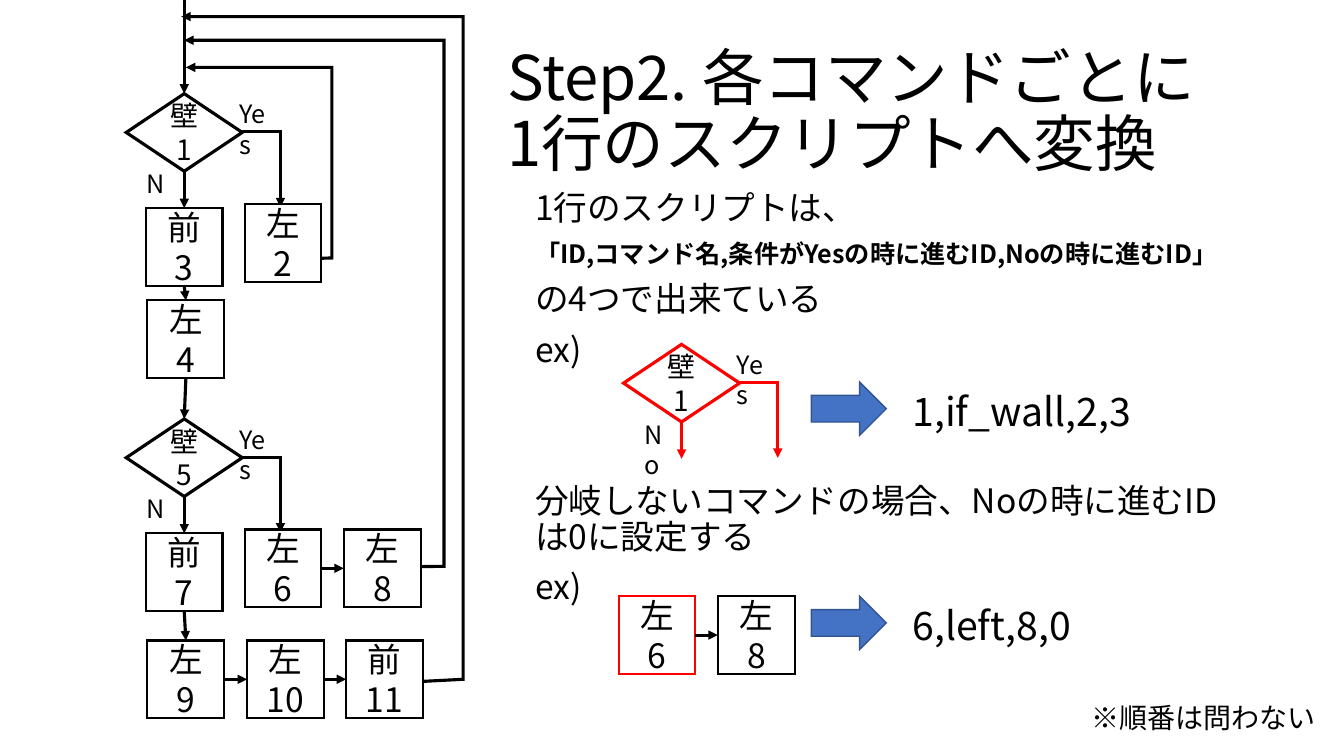
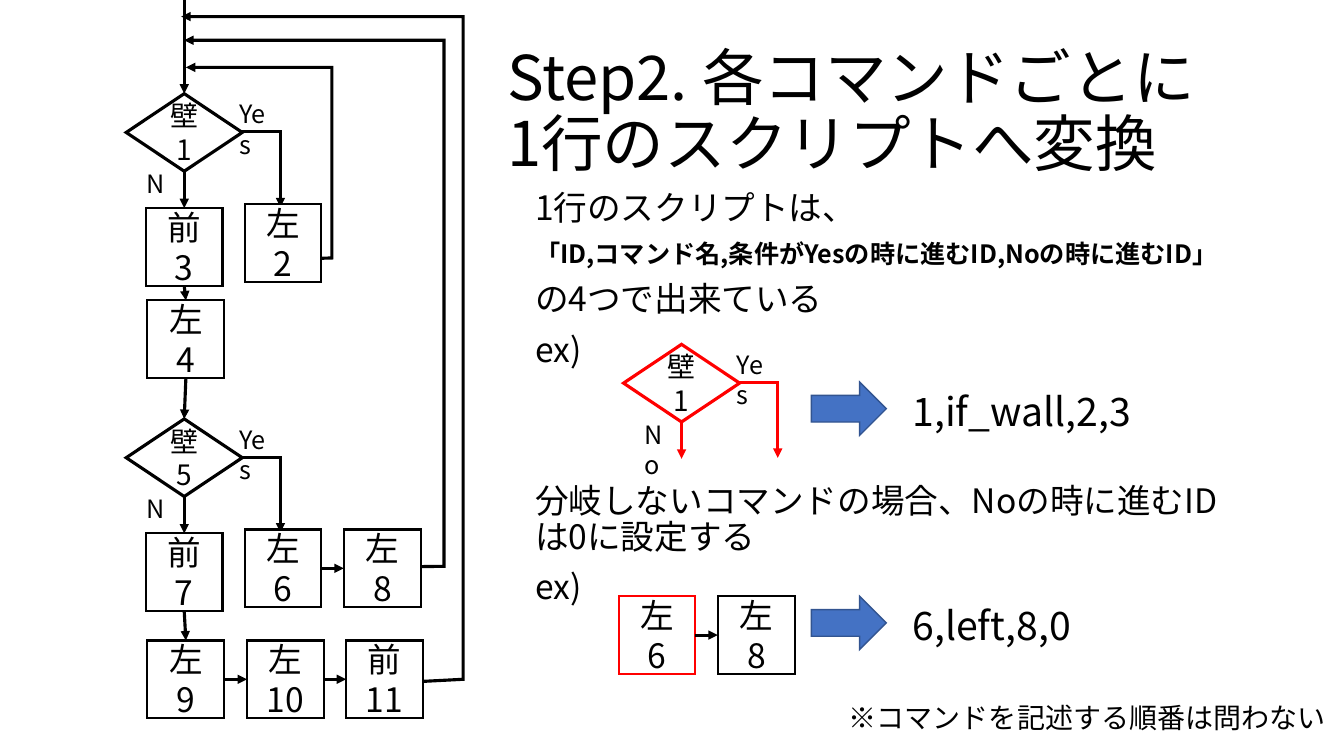
Before and after one commit to kuromunori/MazeExplorationGame, a slide deck: slide 3 of スライド等/自作スクリプト言語の書き方.pptx. Drawn at 1344x756 pixels with LibreOffice and Linux fonts; fonts in the diff are those of the drawing. Boxes give left, top, right and bottom in pixels: in the first picture for what was removed or moved away, otherwise in the second. Text is boxed around its words. In the diff, an @@ line names an element or a change of style, - is before the commit and + after.

```diff
--- a/スライド等/自作スクリプト言語の書き方.pptx
+++ b/スライド等/自作スクリプト言語の書き方.pptx
@@ text at (849, 704, 1326, 731): text changed @@
-※順番は問わない
+※コマンドを記述する順番は問わない
```
Also in this commit, not shown: 4 other slides changed, 4 other files.
